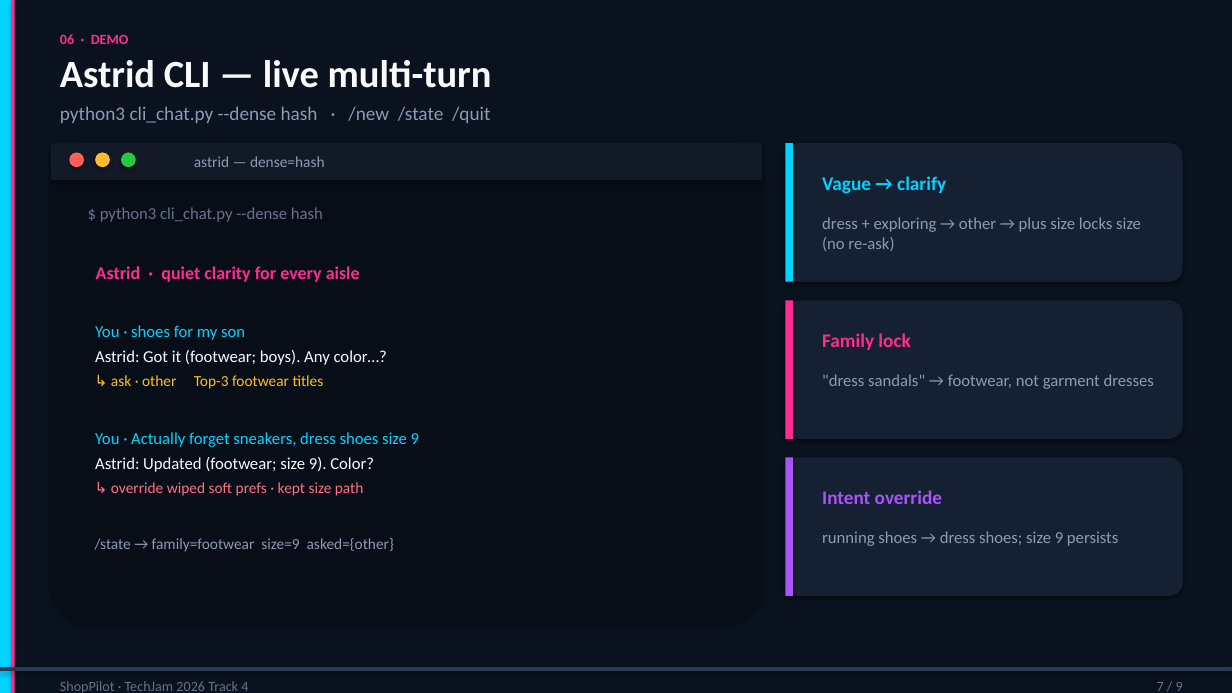
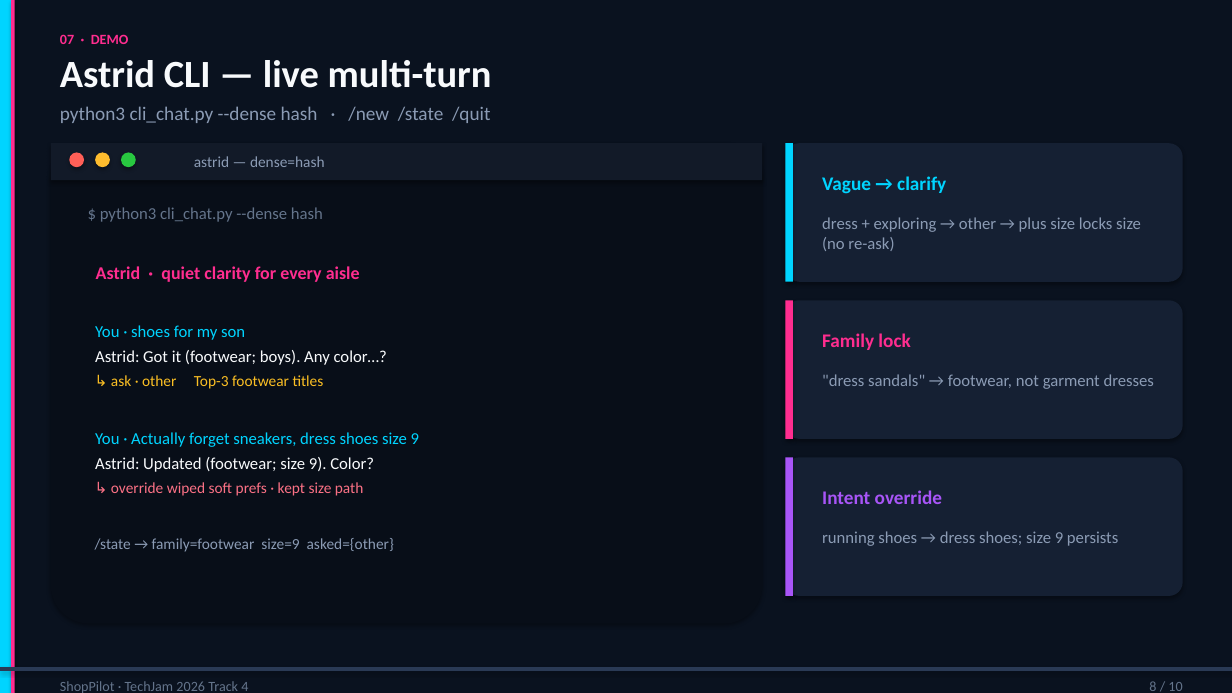
Before and after one commit to algorathem/techjam2026-shopping-copilot, a slide deck: slide 8 of docs/ShopPilot_Demo_Slides.pptx (slide 7 before the commit). Drawn at 1232x693 pixels with LibreOffice and Linux fonts; fonts in the diff are those of the drawing. Boxes give left, top, right and bottom in pixels: in the first picture for what was removed or moved away, otherwise in the second. Text is boxed around its words. In the diff, an @@ line names an element or a change of style, - is before the commit and + after.

```diff
--- a/docs/ShopPilot_Demo_Slides.pptx
+++ b/docs/ShopPilot_Demo_Slides.pptx
@@ text at [60, 34, 129, 44]: text changed @@
-06 · DEMO
+07 · DEMO
@@ text at [1149, 681, 1182, 691]: text changed @@
-7 / 9
+8 / 10
```
Also in this commit, not shown: 7 other slides changed, 2 slides added, 1 slide removed, 4 other files.
